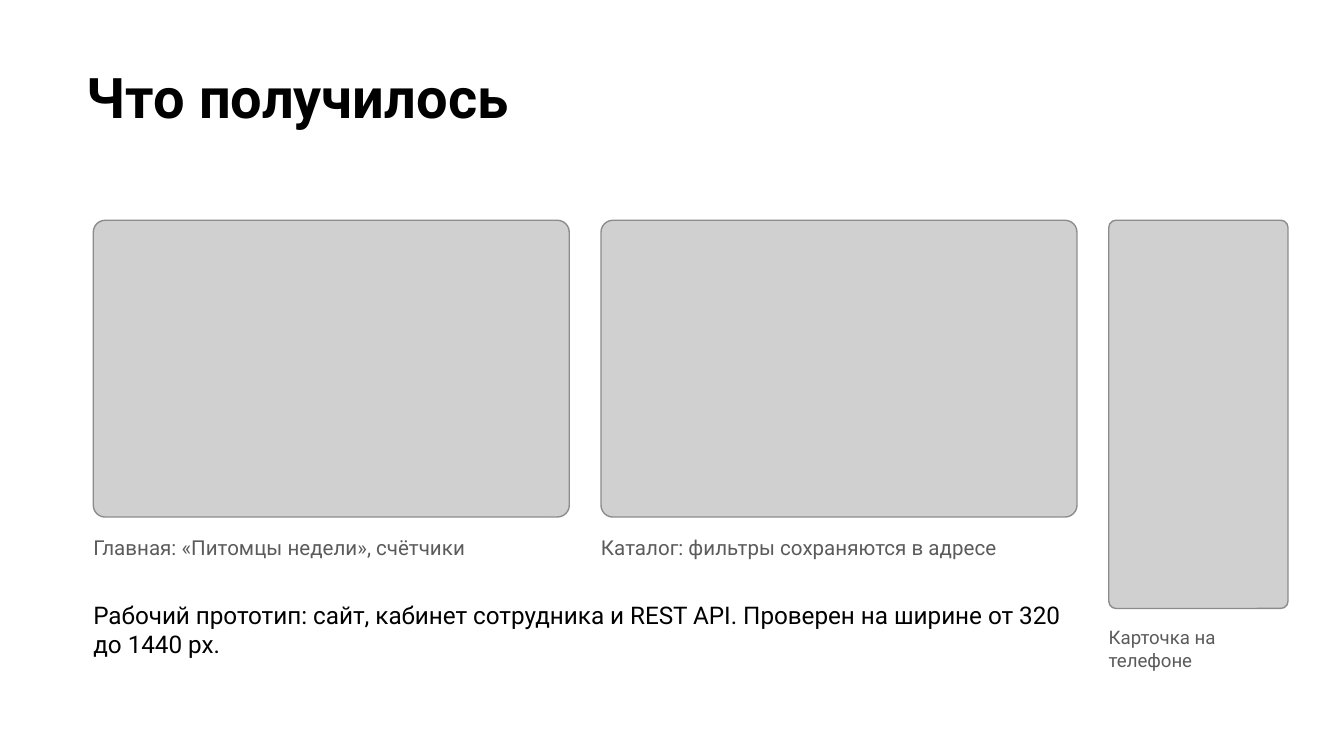
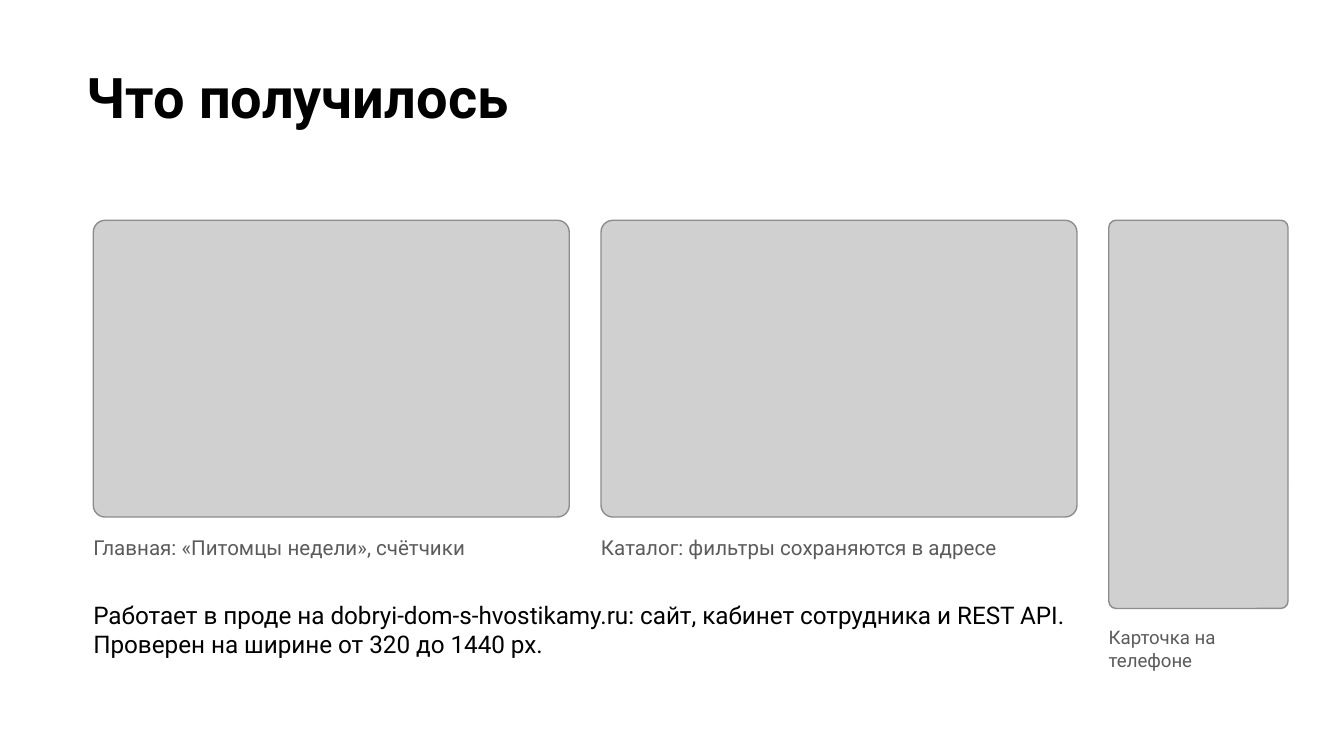
Before and after one commit to VitalyKruk/dobryi-dom, a slide deck: slide 8 of docs/Добрый_дом_Защита_проекта.pptx. Drawn at 1344x756 pixels with LibreOffice and Linux fonts; fonts in the diff are those of the drawing; grey boxes stand for pictures; background and template pictures are left out. Boxes give left, top, right and bottom in pixels: in the first picture for what was removed or moved away, otherwise in the second. Text is boxed around its words. In the diff, an @@ line names an element or a change of style, - is before the commit and + after.

```diff
--- a/docs/Добрый_дом_Защита_проекта.pptx
+++ b/docs/Добрый_дом_Защита_проекта.pptx
@@ text at bbox=[93, 605, 1064, 658]: text changed @@
-Рабочий прототип: сайт, кабинет сотрудника и REST API. Проверен на ширине от 320 до 1440 px.
+Работает в проде на dobryi-dom-s-hvostikamy.ru: сайт, кабинет сотрудника и REST API. Проверен на ширине от 320 до 1440 px.
```
Also in this commit, not shown: 7 other slides changed, 1 other file.
